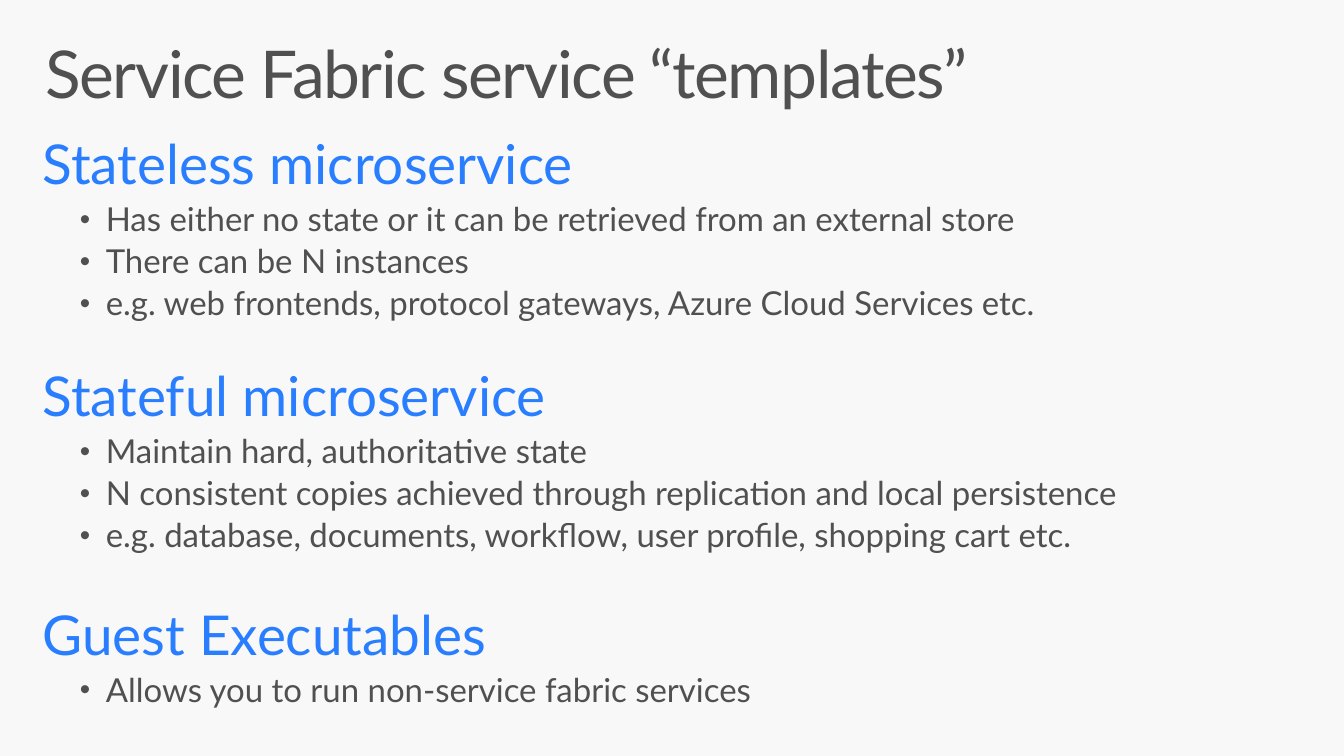
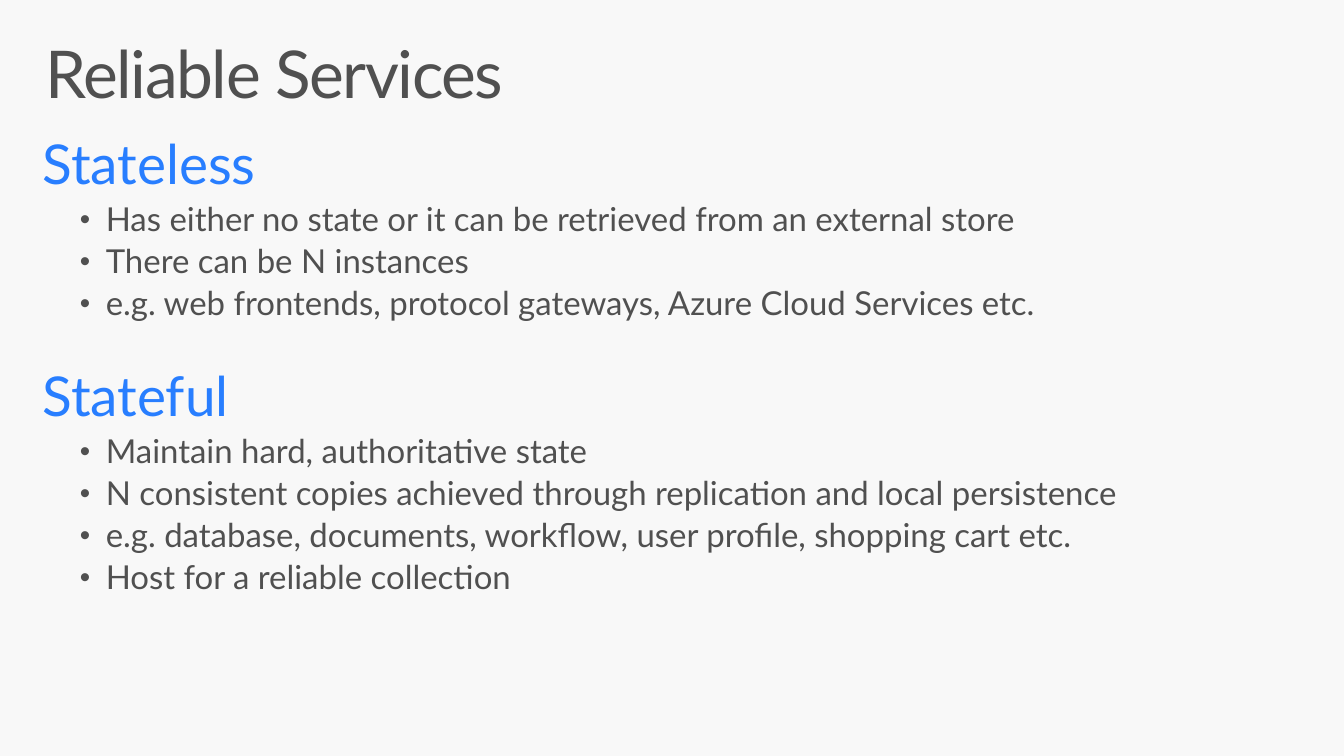
Before and after one commit to brentstineman/PersonalStuff, a slide deck: slide 16 of Presentations/Service Fabric/ServiceFabric Introduction.pptx (slide 17 before the commit). Drawn at 1344x756 pixels with LibreOffice and Linux fonts; fonts in the diff are those of the drawing. Boxes give left, top, right and bottom in pixels: in the first picture for what was removed or moved away, otherwise in the second. Text is boxed around its words. In the diff, an @@ line names an element or a change of style, - is before the commit and + after.

Commit message:
updating presentations

```diff
--- a/Presentations/Service Fabric/ServiceFabric Introduction.pptx
+++ b/Presentations/Service Fabric/ServiceFabric Introduction.pptx
@@ title at bbox=[45, 49, 503, 99]: text changed @@
-Service Fabric service “templates”
+Reliable Services
@@ text at bbox=[43, 143, 256, 185]: text changed @@
-Stateless microservice
+Stateless
@@ text at bbox=[43, 375, 229, 417]: text changed @@
-Stateful microservice
+Stateful
@@ text at bbox=[106, 564, 511, 590]: text changed @@
-Guest Executables
-  • Allows you to run non-service fabric services
+  • Host for a reliable collection
```
Also in this commit, not shown: 2 other slides changed, 1 slide added, 4 slides removed.
